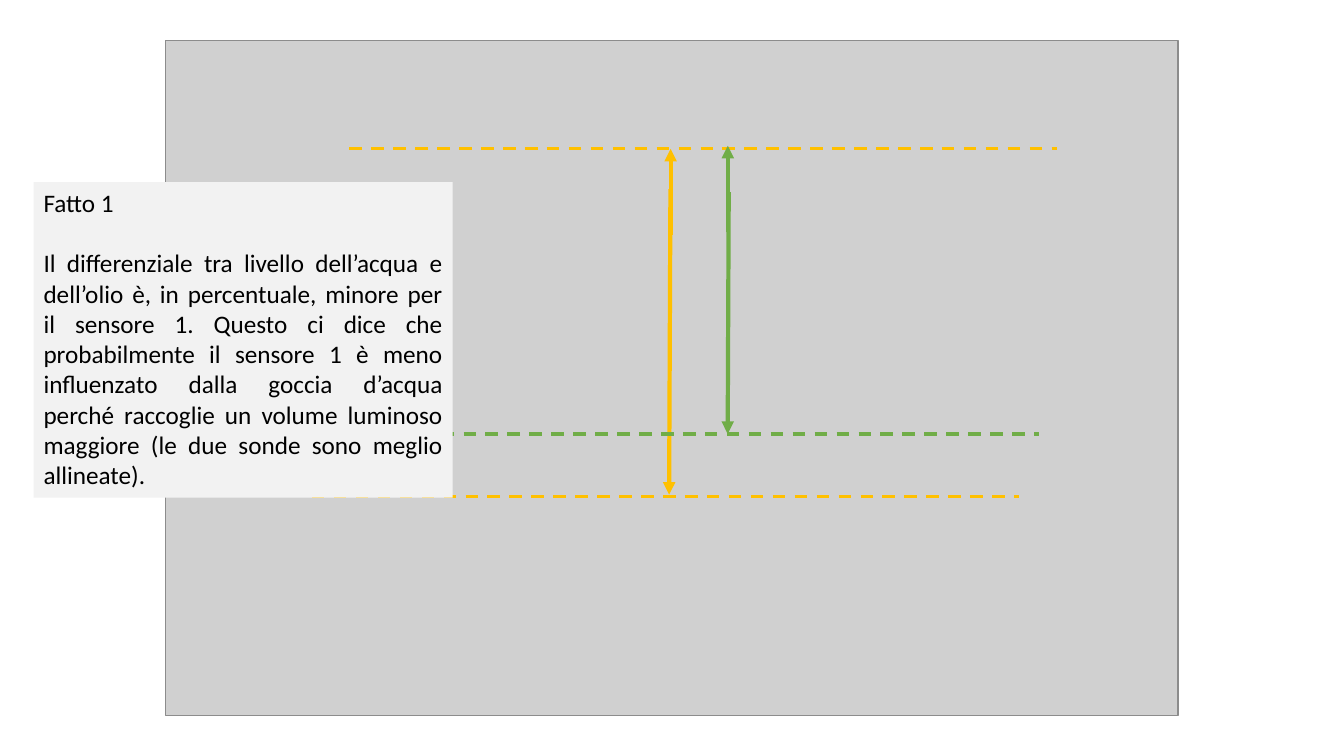
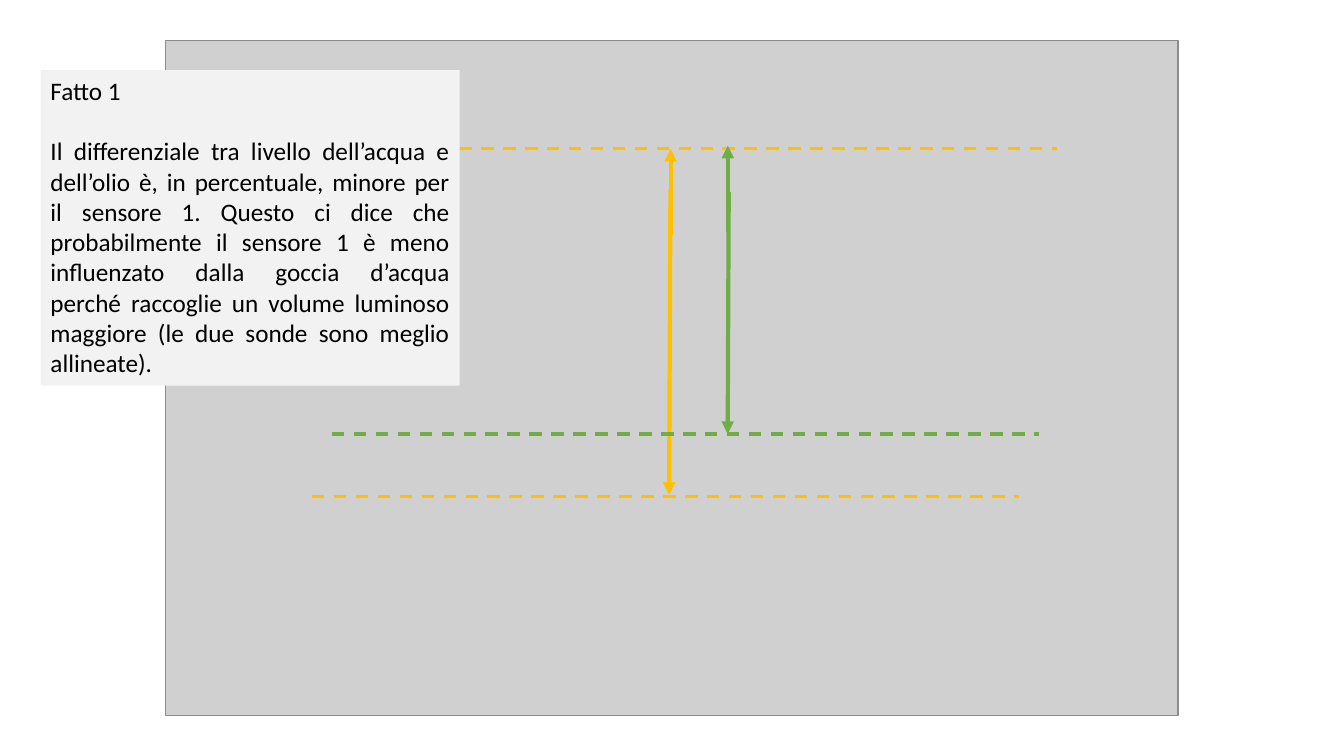
Before and after one commit to AlessandroLovo/T-junction, a slide deck: slide 13 of Report/Figures.pptx. Drawn at 1344x756 pixels with LibreOffice and Linux fonts; fonts in the diff are those of the drawing; grey boxes stand for pictures. Boxes give left, top, right and bottom in pixels: in the first picture for what was removed or moved away, otherwise in the second. Text is boxed around its words. In the diff, an @@ line names an element or a change of style, - is before the commit and + after.

Commit message:
figure d'aiuto per la comprensione della forma d'onda

```diff
--- a/Report/Figures.pptx
+++ b/Report/Figures.pptx
@@ rectangle "Fatto 1": place and size @@
-rectangle "Fatto 1" at (33, 182, 453, 498)
+rectangle "Fatto 1" at (40, 71, 460, 386)
```
